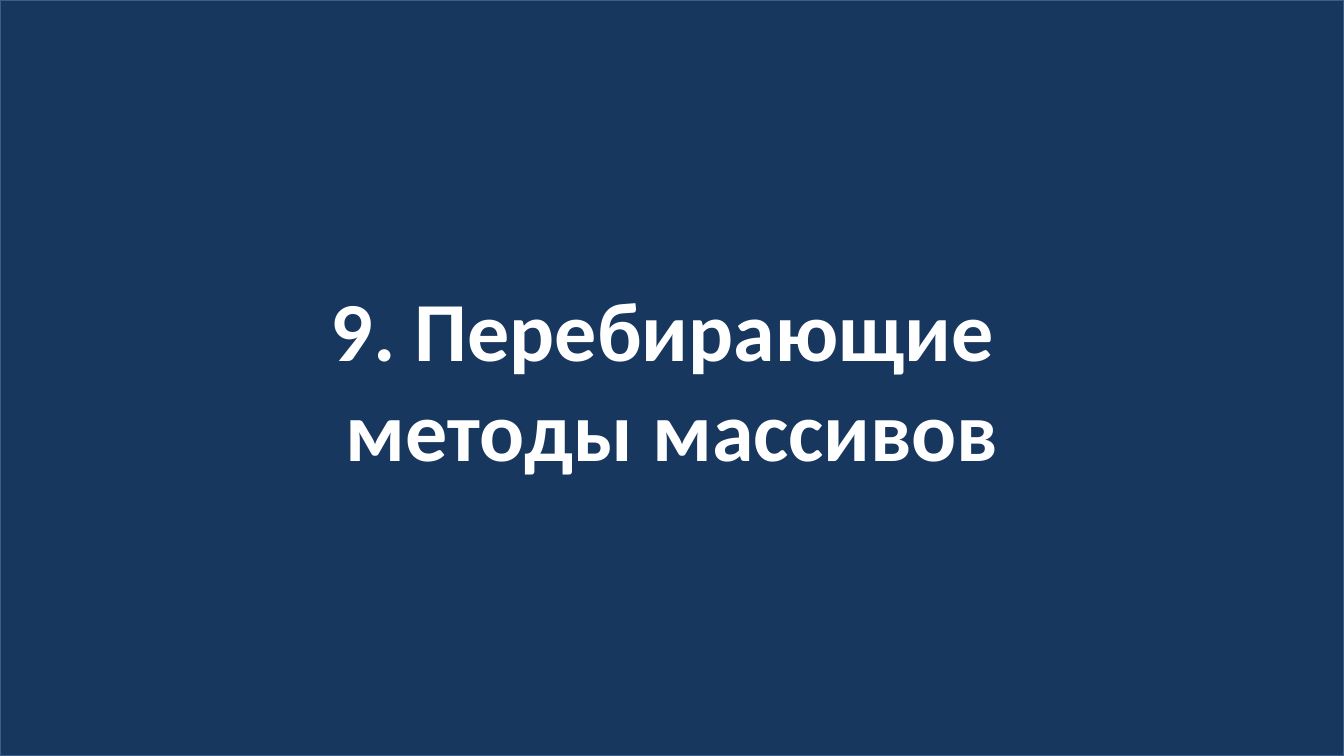
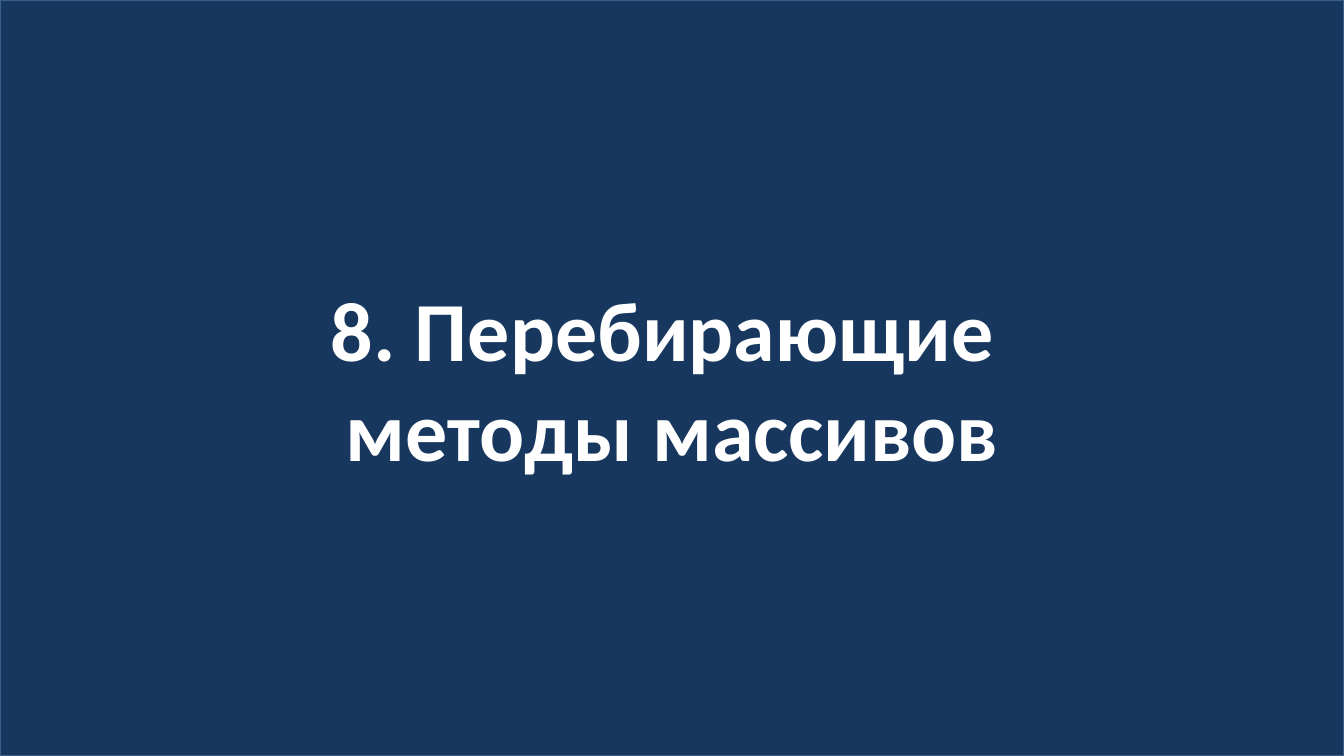
Before and after one commit to js-13-ort-dnipro/lesson02, a slide deck: slide 27 of lesson02.pptx (slide 30 before the commit). Drawn at 1344x756 pixels with LibreOffice and Linux fonts; fonts in the diff are those of the drawing. Boxes give left, top, right and bottom in pixels: in the first picture for what was removed or moved away, otherwise in the second. Text is boxed around its words. In the diff, an @@ line names an element or a change of style, - is before the commit and + after.

```diff
--- a/lesson02.pptx
+++ b/lesson02.pptx
@@ text in rectangle at bbox=[331, 303, 998, 475]: text changed @@
-9. Перебирающие
-методы массивов
+8. Перебирающие
+методы массивов
```
Also in this commit, not shown: 3 other slides changed, 3 slides removed, 1 other file.
